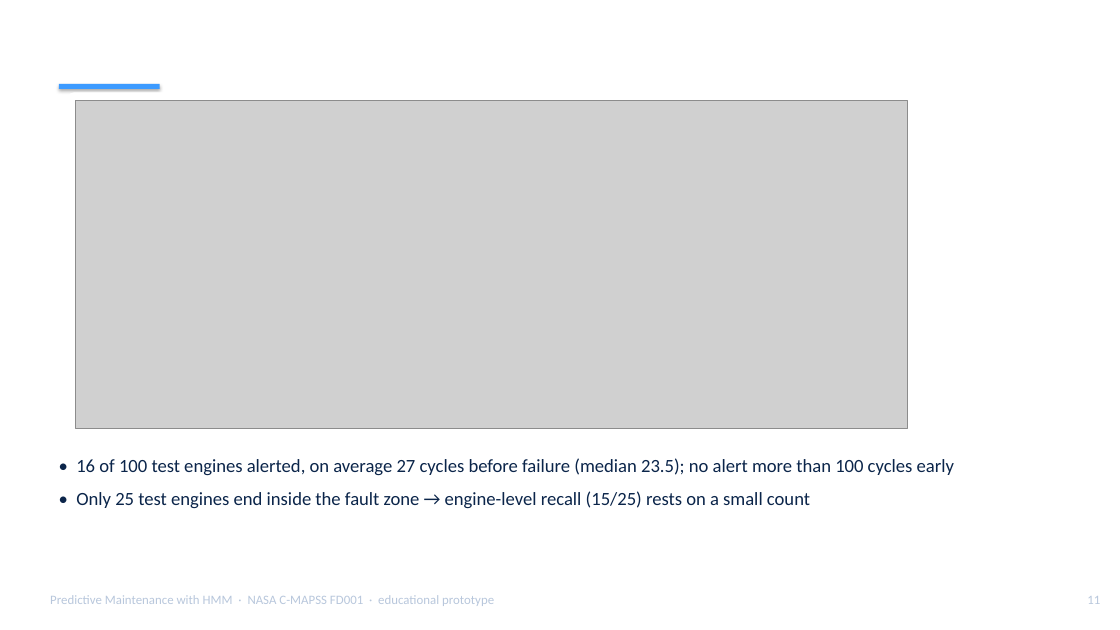
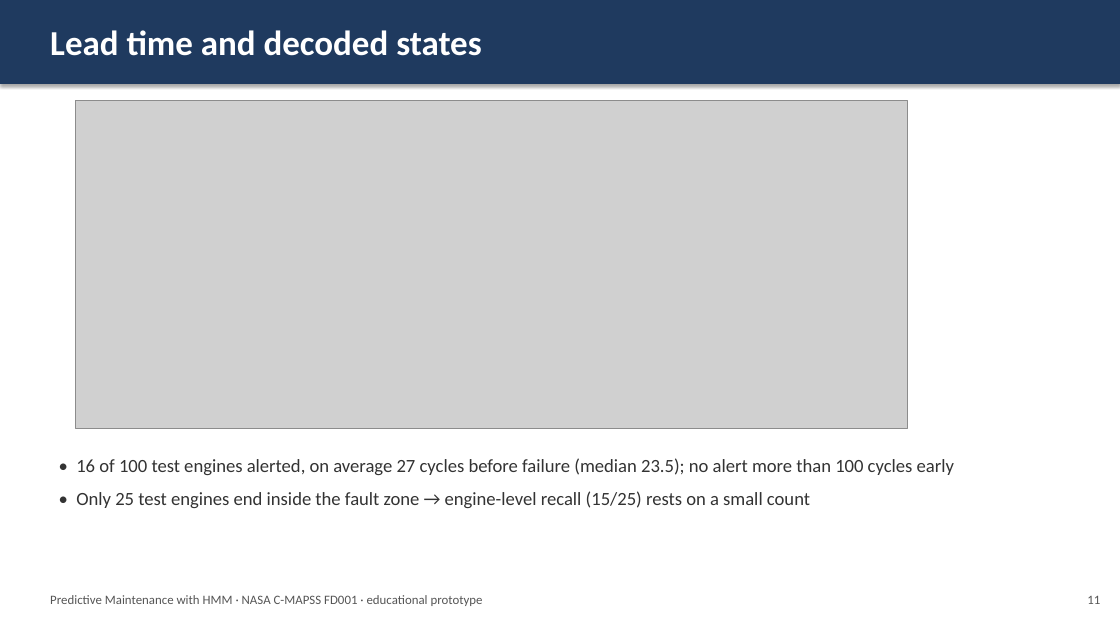
Before and after one commit to Ishita09-prog/predictive-maintenance-hmm, a slide deck: slide 11 of reports/Presentation.pptx. Drawn at 1120x630 pixels with LibreOffice and Linux fonts; fonts in the diff are those of the drawing; grey boxes stand for pictures; background and template pictures are left out. Boxes give left, top, right and bottom in pixels: in the first picture for what was removed or moved away, otherwise in the second. Text is boxed around its words. In the diff, an @@ line names an element or a change of style, - is before the commit and + after.

```diff
--- a/reports/Presentation.pptx
+++ b/reports/Presentation.pptx
@@ rectangle added at (0, 0, 1120, 84), fill #1F3A5F @@
@@ text "Lead time and decoded states" rewrapped from (50, 25, 1059, 84) to (50, 30, 481, 56) @@
@@ rectangle removed at (59, 84, 160, 89) @@
@@ rounded rectangle removed at (67, 92, 916, 437) @@
@@ rounded rectangle removed at (34, 437, 1075, 588) @@
@@ text "• 16 of 100 test ..." at (76, 458, 954, 508): text colour #0B254A to #333333 @@
@@ text "Predictive Maintenance with HMM · ..." at (50, 595, 483, 606): text colour #B8C7DC to #555555 @@
@@ text "11" at (1087, 596, 1100, 604): text colour #B8C7DC to #555555 @@
```
Also in this commit, not shown: 13 other slides changed.
